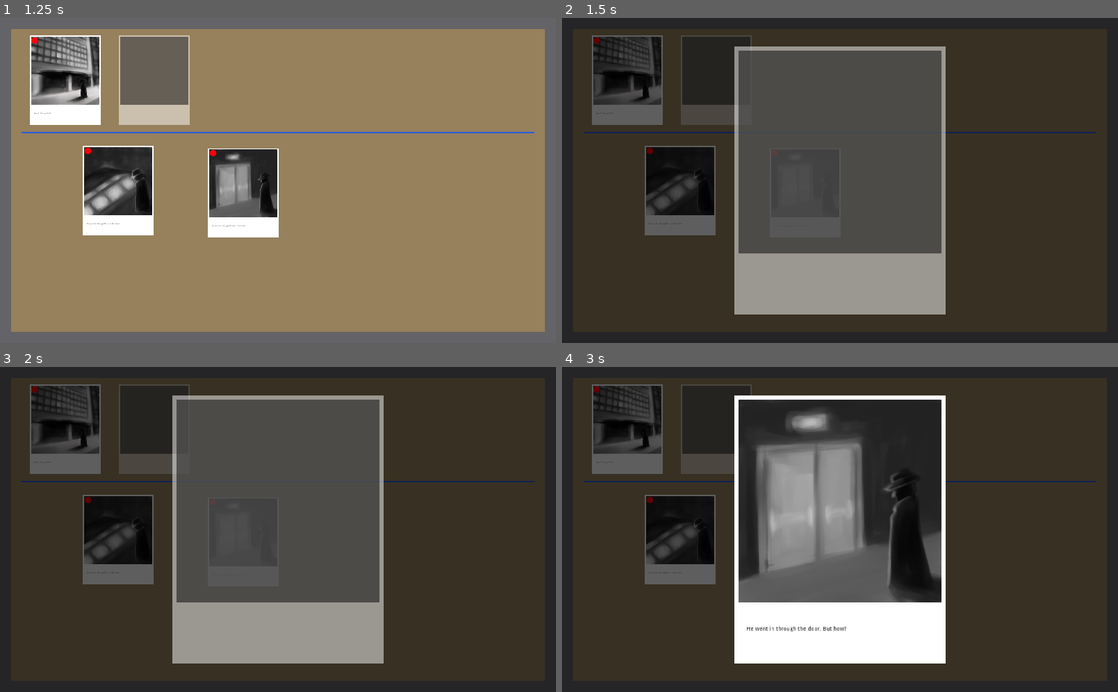
Above: before the commit, frames 1-4 (two rows, left to right).
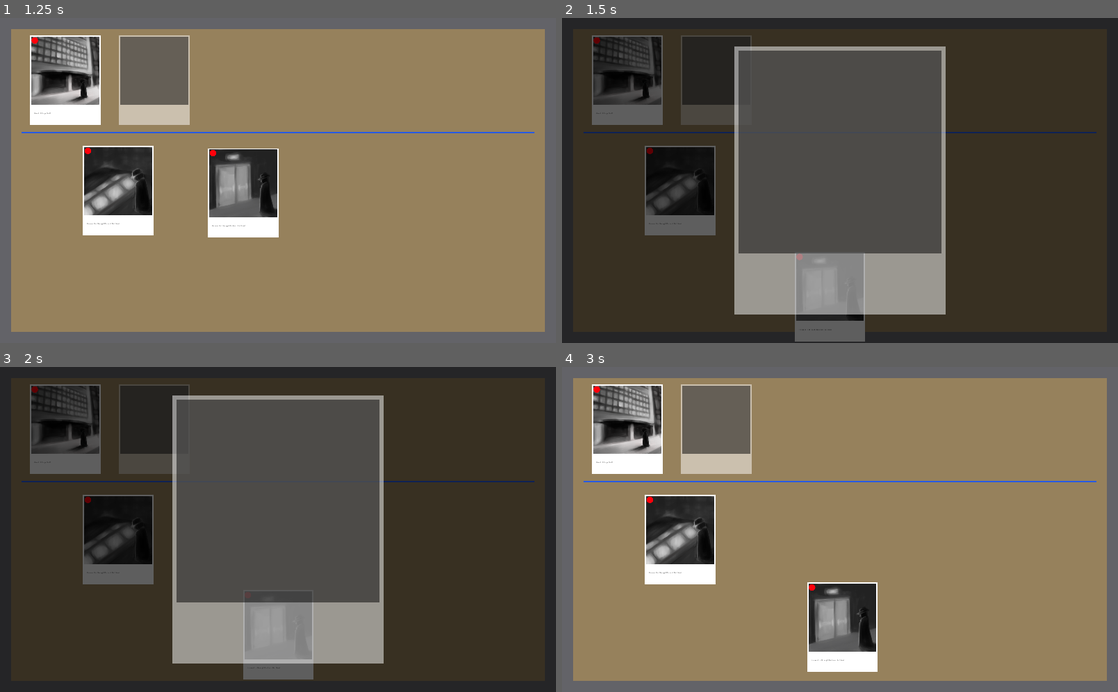
Above: after the commit, the same moments.

Repository: IanWark/VGADGameJamWinter2019
Game: Godot game, scene res://scenes/game_screen.tscn
The game is run twice, just before and just after one commit, with the same random seed, the same clock (stepped at 60 frames per second) and the same inputs.
Inputs (mouse positions are in pixels of both pictures, inside the frame that each line leads up to):
- Up to frame 1 (1.25 s): tap Enter at 0.5 s; move the mouse to (66, 79) at 0.52 s; press the mouse at (66, 79) at 0.53 s
- Up to frame 2 (1.5 s): tap Space at 1.25 s; move the mouse to (717, 79) at 1.27 s; release the mouse at (717, 79) at 1.28 s; right-click (717, 79) at 1.35 s
- Up to frame 3 (2 s): no input
- Up to frame 4 (3 s): move the mouse to (678, 539) at 2.02 s; press the mouse at (678, 539) at 2.03 s; tap Enter at 2.75 s; move the mouse to (806, 542) at 2.77 s; release the mouse at (806, 542) at 2.78 s; right-click (806, 542) at 2.85 s

Frame 1 is identical in both runs. In frame 2, 1.1% of the frame differs, in the area x 41-55%, y 72-100%; in frame 3, 1.0%; in frame 4, 98%, in the area x 0-100%, y 0-100%.

Commit message:
add submitting events

Diff:
--- /dev/null
+++ b/scenes/events/event_1_unknown.tscn
@@ -0,0 +1,8 @@
+[gd_scene load_steps=3 format=2]
+
+[ext_resource path="res://scenes/events/event_unknown.tscn" type="PackedScene" id=1]
+[ext_resource path="res://scripts/events/event_1_unknown.gd" type="Script" id=2]
+
+[node name="event_unknown" instance=ExtResource( 1 )]
+
+script = ExtResource( 2 )
--- a/scenes/events/event_unknown.tscn
+++ b/scenes/events/event_unknown.tscn
@@ -4,7 +4,7 @@
 [ext_resource path="res://scripts/events/event_unknown.gd" type="Script" id=2]
 [ext_resource path="res://art/events/event_unknown.png" type="Texture" id=3]
 
-[node name="event_unknown" index="0" instance=ExtResource( 1 )]
+[node name="event_unknown" instance=ExtResource( 1 )]
 
 modulate = Color( 1, 1, 1, 0.501961 )
 script = ExtResource( 2 )
--- a/scenes/game_screen.tscn
+++ b/scenes/game_screen.tscn
@@ -1,10 +1,11 @@
-[gd_scene load_steps=10 format=2]
+[gd_scene load_steps=11 format=2]
 
 [ext_resource path="res://scripts/main.gd" type="Script" id=1]
 [ext_resource path="res://scenes/events/event_0_jam.tscn" type="PackedScene" id=2]
-[ext_resource path="res://scenes/events/event_unknown.tscn" type="PackedScene" id=3]
-[ext_resource path="res://scenes/events/event_1_a.tscn" type="PackedScene" id=4]
-[ext_resource path="res://scenes/events/event_1_b.tscn" type="PackedScene" id=5]
+[ext_resource path="res://scenes/events/event_1_unknown.tscn" type="PackedScene" id=3]
+[ext_resource path="res://art/event_background.png" type="Texture" id=4]
+[ext_resource path="res://scenes/events/event_1_a.tscn" type="PackedScene" id=5]
+[ext_resource path="res://scenes/events/event_1_b.tscn" type="PackedScene" id=6]
 
 [sub_resource type="Gradient" id=1]
 
@@ -29,7 +30,7 @@
 gradient = SubResource( 3 )
 width = 2048
 
-[node name="Main" type="Node" index="0"]
+[node name="Main" type="Node"]
 
 script = ExtResource( 1 )
 _sections_unfolded = [ "Margin" ]
@@ -201,6 +202,9 @@
 _sections_unfolded = [ "Mouse" ]
 
 [node name="event_unknown" parent="Locked Events/event_sequence/event_pos_1/Control" index="0" instance=ExtResource( 3 )]
+
+scale = Vector2( 0.25, 0.25 )
+texture = ExtResource( 4 )
 
 [node name="Line2D" type="Line2D" parent="Locked Events" index="2"]
 
--- a/scripts/event.gd
+++ b/scripts/event.gd
@@ -2,6 +2,7 @@
 
 const DEFAULT_Z_INDEX = 1
 const UPPER_Z_INDEX = 2
+const EVENT_UNKNOWN = "event_unknown"
 
 var can_drag = true
 var being_viewed = false
@@ -19,6 +20,7 @@
 var scene = null
 
 onready var pin = $Pin
+onready var area = $Area2D
 onready var main = get_tree().get_root().get_node("Main")
 
 # Click vs Drag timer
@@ -65,6 +67,8 @@
 			dragging = can_drag
 
 		else: # Called constantly whenever mouse is released
+			check_for_submission()  # Ideally this would only be called once right after releasing mouse
+
 			if timer > 0 && timer <= timer_wait_time:
 				print("click")
 			timer = 0
@@ -75,6 +79,20 @@
 func set_event_locked():
 	locked_event = true
 	main._remove_draggable(self)
+
+func check_for_submission():
+	var overlapping = area.get_overlapping_areas()
+	for area in overlapping:
+		var area_parent = area.get_parent()
+		if area_parent.get_name() == EVENT_UNKNOWN:
+			if area_parent.submit(self):
+				# Move event to submitted area
+				position = area_parent.global_position
+				set_event_locked()
+			else:
+				# Move event down and place it a bit randomly to avoid overlap
+				position = area_parent.global_position + Vector2(randi()%41-21, 200 + randi()%41-21)
+
 
 func _on_Area2D_mouse_entered():
 	if !being_viewed:
--- /dev/null
+++ b/scripts/events/event_1_unknown.gd
@@ -0,0 +1,8 @@
+extends "res://scripts/events/event_unknown.gd"
+
+func _ready():
+	# Called when the node is added to the scene for the first time.
+	# Initialization here
+	scene = "res://scenes/events/event_1_unknown.tscn"
+	correct_event = "event_1_a"
+	locked_event = true
--- a/scripts/events/event_unknown.gd
+++ b/scripts/events/event_unknown.gd
@@ -1,4 +1,6 @@
 extends "res://scripts/event.gd"
+
+var correct_event # must be overwritten with what event is the solution
 
 func _ready():
 	# Called when the node is added to the scene for the first time.
@@ -6,7 +8,6 @@
 	scene = "res://scenes/events/event_unknown.tscn"
 	locked_event = true
 
-#func _process(delta):
-#	# Called every frame. Delta is time since last frame.
-#	# Update game logic here.
-#	pass
+# Event submits itself
+func submit(event):
+	return event.get_name() == correct_event
Not shown: 1 places in scenes/game_screen.tscn that only renumber resources
